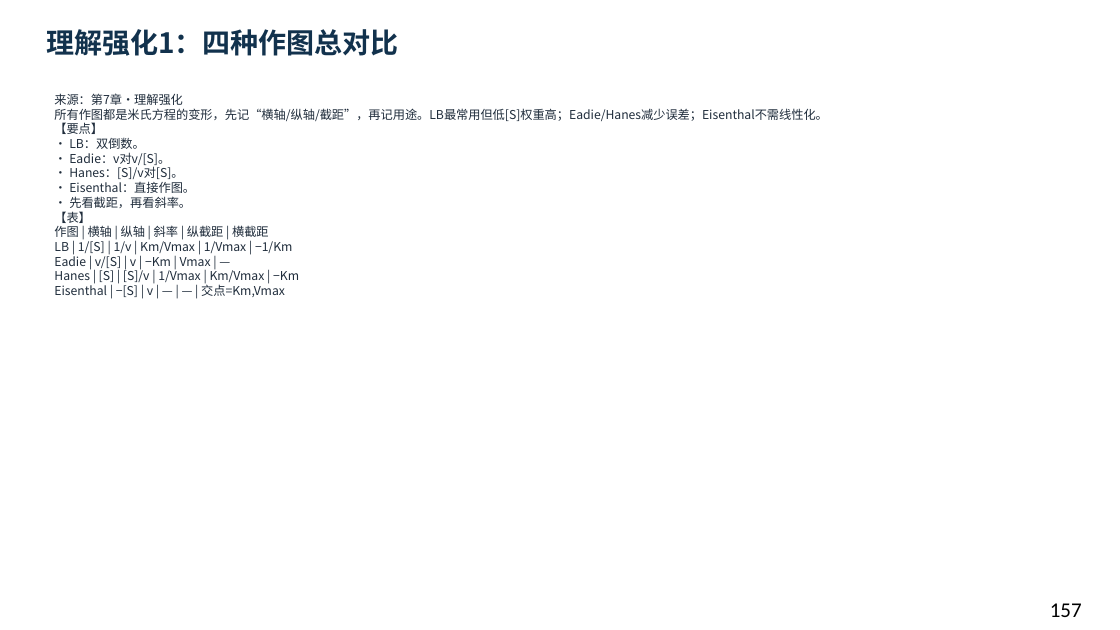
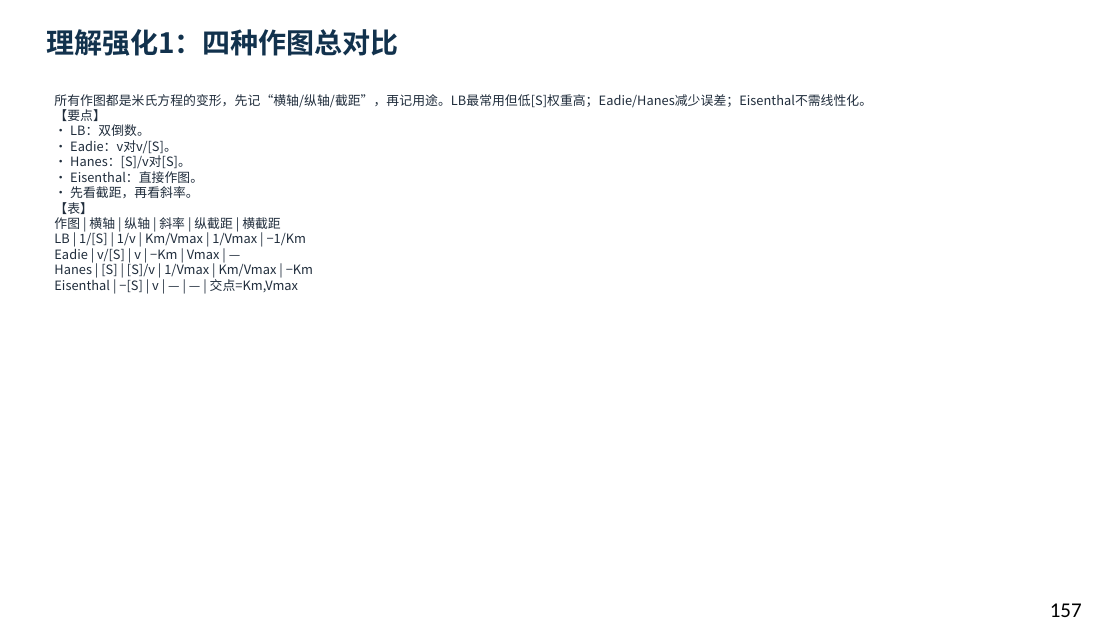
Before and after one commit to newkan-li/Biochemistry, a slide deck: slide 157 of downloads/bc07-ai-style.pptx. Drawn at 1120x630 pixels with LibreOffice and Linux fonts; fonts in the diff are those of the drawing. Boxes give left, top, right and bottom in pixels: in the first picture for what was removed or moved away, otherwise in the second. Text is boxed around its words. In the diff, an @@ line names an element or a change of style, - is before the commit and + after.

```diff
--- a/downloads/bc07-ai-style.pptx
+++ b/downloads/bc07-ai-style.pptx
@@ text at box(54, 94, 872, 292): text changed; size 10.5 to 11 pt @@
-来源：第7章·理解强化
-所有作图都是米氏方程的变形，先记“横轴/纵轴/截距”，再记用途。LB最常用但低[S]权重高；Eadie/Hanes减少误差；Eisenthal不需线性化。
-【要点】
-• LB：双倒数。
-• Eadie：v对v/[S]。
-• Hanes：[S]/v对[S]。
-• Eisenthal：直接作图。
-• 先看截距，再看斜率。
-【表】
-作图 | 横轴 | 纵轴 | 斜率 | 纵截距 | 横截距
-LB | 1/[S] | 1/v | Km/Vmax | 1/Vmax | −1/Km
-Eadie | v/[S] | v | −Km | Vmax | —
-Hanes | [S] | [S]/v | 1/Vmax | Km/Vmax | −Km
-Eisenthal | −[S] | v | — | — | 交点=Km,Vmax
+所有作图都是米氏方程的变形，先记“横轴/纵轴/截距”，再记用途。LB最常用但低[S]权重高；Eadie/Hanes减少误差；Eisenthal不需线性化。
+【要点】
+• LB：双倒数。
+• Eadie：v对v/[S]。
+• Hanes：[S]/v对[S]。
+• Eisenthal：直接作图。
+• 先看截距，再看斜率。
+【表】
+作图 | 横轴 | 纵轴 | 斜率 | 纵截距 | 横截距
+LB | 1/[S] | 1/v | Km/Vmax | 1/Vmax | −1/Km
+Eadie | v/[S] | v | −Km | Vmax | —
+Hanes | [S] | [S]/v | 1/Vmax | Km/Vmax | −Km
+Eisenthal | −[S] | v | — | — | 交点=Km,Vmax
```
Also in this commit, not shown: 164 other slides changed, 6 other files.
